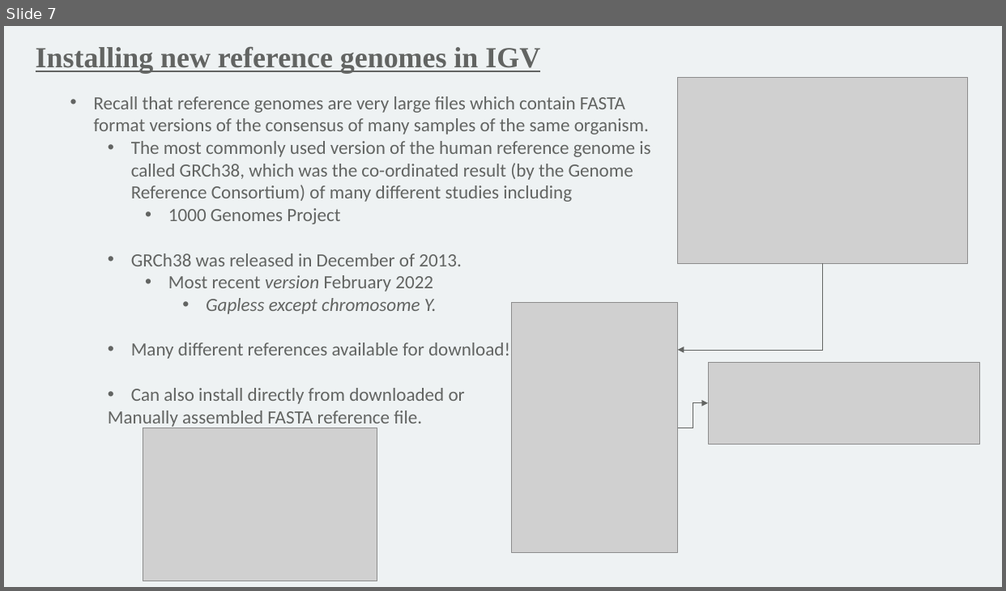
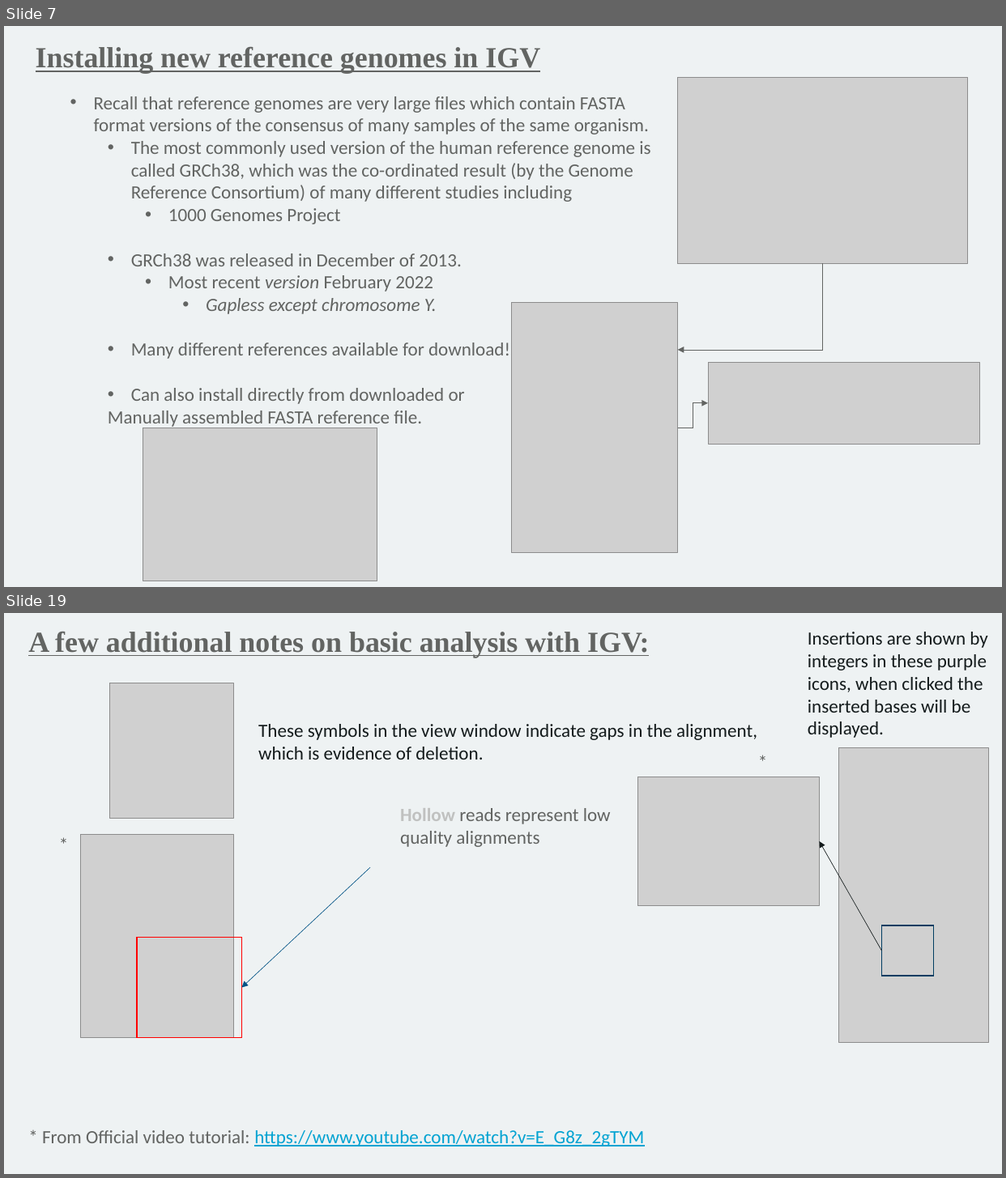
Before and after one commit to mathornton01/2022_UTSW_Lyda_Hill_Department_Introduction_To_NGS_Analysis_Nanocourse, a slide deck: Slides/IntroductionToNGSAnalysis_DayII_MT.pptx. Shown one above the other, each under a label of ours: slide 7 before the commit, slides 7 and 19 after it; the slides between them are not shown. The pictures are 1006x591 and 1006x1178 pixels, drawn with LibreOffice and Linux fonts; fonts in the diff are those of the drawing; grey boxes stand for pictures; background and template pictures are left out. Boxes give left, top, right and bottom in pixels: in the first picture for what was removed or moved away, otherwise in the second. Text is boxed around its words. In the diff, an @@ line names an element or a change of style, - is before the commit and + after.

```diff
--- a/Slides/IntroductionToNGSAnalysis_DayII_MT.pptx
+++ b/Slides/IntroductionToNGSAnalysis_DayII_MT.pptx
@@ slide 19 added at (x1=4, y1=613, x2=1002, y2=1174), background #EEF2F3 @@
@@ text added at (x1=28, y1=631, x2=649, y2=658), 28 pt, text #626462, bold, underline @@
+A few additional notes on basic analysis with IGV:
@@ text added at (x1=808, y1=632, x2=987, y2=738), 18 pt, text #141B1C @@
+Insertions are shown by integers in these purple icons, when clicked the inserted bases will be displayed.
@@ picture added at (x1=109, y1=683, x2=233, y2=818) @@
@@ text added at (x1=258, y1=724, x2=757, y2=760), 18 pt, text #141B1C @@
+These symbols in the view window indicate gaps in the alignment, which is evidence of deletion.
@@ text added at (x1=751, y1=747, x2=776, y2=776), 18 pt, text #626462 @@
+*
@@ picture added at (x1=839, y1=747, x2=989, y2=1043) @@
@@ picture added at (x1=638, y1=777, x2=820, y2=906) @@
@@ text added at (x1=52, y1=829, x2=77, y2=859), 18 pt, text #626462 @@
+*
@@ text added at (x1=400, y1=808, x2=611, y2=847), 18 pt, text #626462 @@
+Hollow reads represent low quality alignments
@@ picture added at (x1=80, y1=835, x2=233, y2=1038) @@
@@ arrow added from (882, 951) to (819, 841), #141B1C 0.5 pt @@
@@ arrow added from (370, 867) to (242, 988), #005284 0.5 pt @@
@@ rectangle added at (x1=882, y1=926, x2=935, y2=976), outline #003D62 1 pt @@
@@ rectangle added at (x1=137, y1=937, x2=241, y2=1038), outline #FF0000 1 pt @@
@@ text added at (x1=42, y1=1131, x2=644, y2=1147), 18 pt, text #02A3D2, underline @@
+* From Official video tutorial: https://www.youtube.com/watch?v=E_G8z_2gTYM
```
Also in this commit, not shown: 8 slides changed, 23 other slides added, 1 slide removed, 5 other files.
